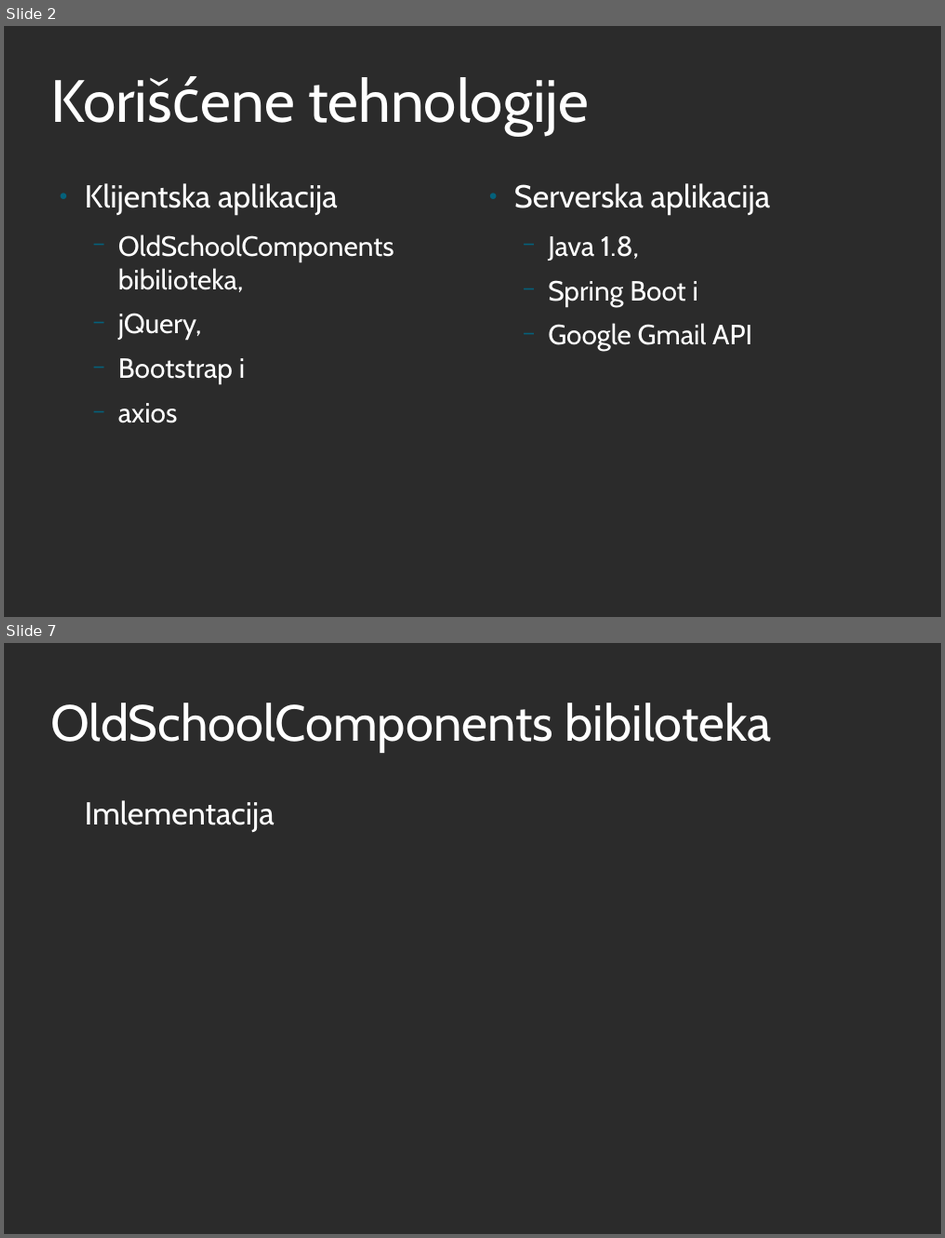
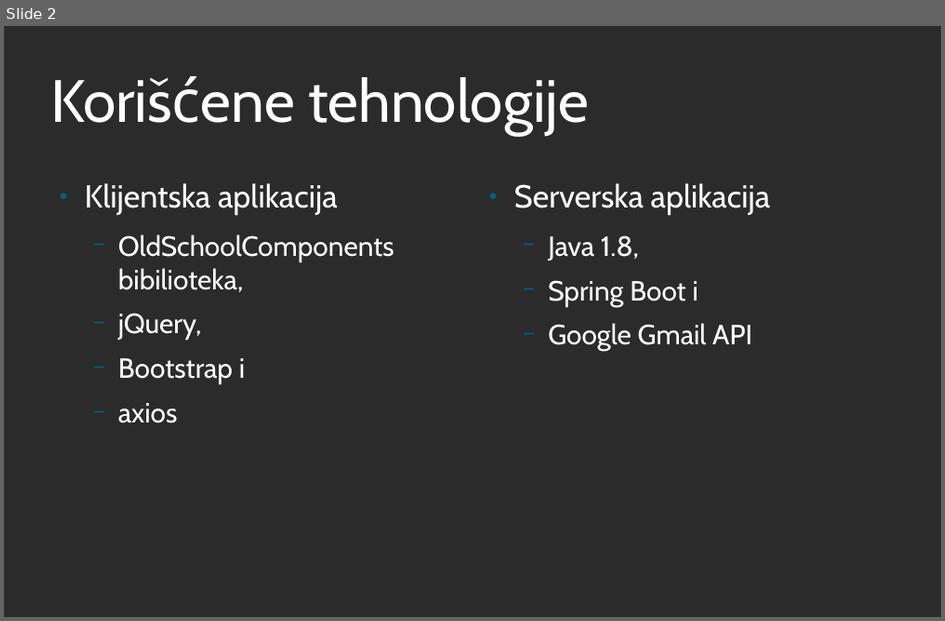
Before and after one commit to iv17/MScThesis, a slide deck: IvanaSavinPresentation.odp. Shown one above the other, each under a label of ours: slides 2 and 7 before the commit, slide 2 after it; the slides between them are not shown. The pictures are 945x1238 and 945x621 pixels, drawn with LibreOffice and Linux fonts; fonts in the diff are those of the drawing; background and template pictures are left out; a plain dark background stands for a picture behind light text. Boxes give left, top, right and bottom in pixels: in the first picture for what was removed or moved away, otherwise in the second. Text is boxed around its words. In the diff, an @@ line names an element or a change of style, - is before the commit and + after.

```diff
--- a/IvanaSavinPresentation.odp
+++ b/IvanaSavinPresentation.odp
@@ slide 7 removed at [4,643,941,1234], background picture (left out) @@
@@ title removed at [50,703,772,752] @@
-OldSchoolComponents bibiloteka
@@ text removed at [85,800,275,831] @@
-Imlementacija
```
Also in this commit, not shown: 3 slides changed, 3 slides added, 1 other slide removed, 1 other file.
